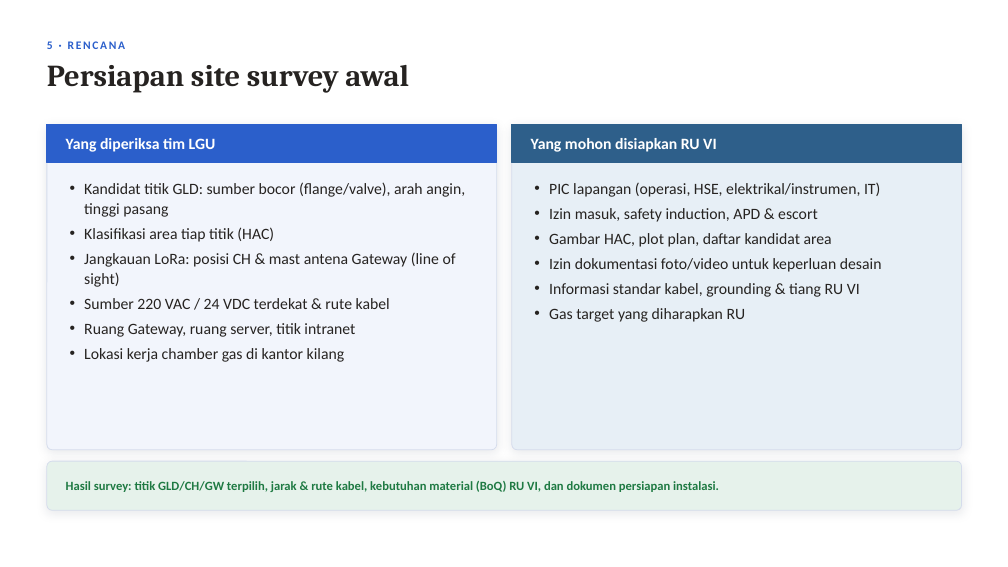
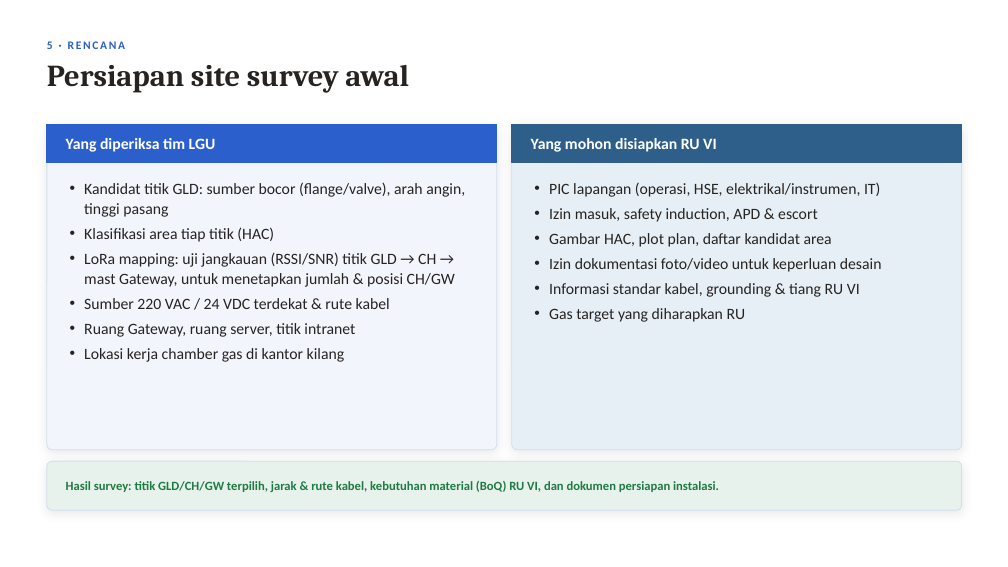
Before and after one commit to RavellerH/GLD-V2-Report-2026, a slide deck: slide 15 of Deliverables/Presentasi_Koordinasi_Implementasi_GLD_RU-VI_Balongan_13November2026.pptx. Drawn at 1008x567 pixels with LibreOffice and Linux fonts; fonts in the diff are those of the drawing. Boxes give left, top, right and bottom in pixels: in the first picture for what was removed or moved away, otherwise in the second. Text is boxed around its words. In the diff, an @@ line names an element or a change of style, - is before the commit and + after.

```diff
--- a/Deliverables/Presentasi_Koordinasi_Implementasi_GLD_RU-VI_Balongan_13November2026.pptx
+++ b/Deliverables/Presentasi_Koordinasi_Implementasi_GLD_RU-VI_Balongan_13November2026.pptx
@@ text at bbox=[84, 252, 455, 287]: text changed @@
-• Jangkauan LoRa: posisi CH & mast antena Gateway (line of sight)
+• LoRa mapping: uji jangkauan (RSSI/SNR) titik GLD → CH → mast Gateway, untuk menetapkan jumlah & posisi CH/GW
```
Also in this commit, not shown: 4 other slides changed, 9 slides added, 3 other files.
